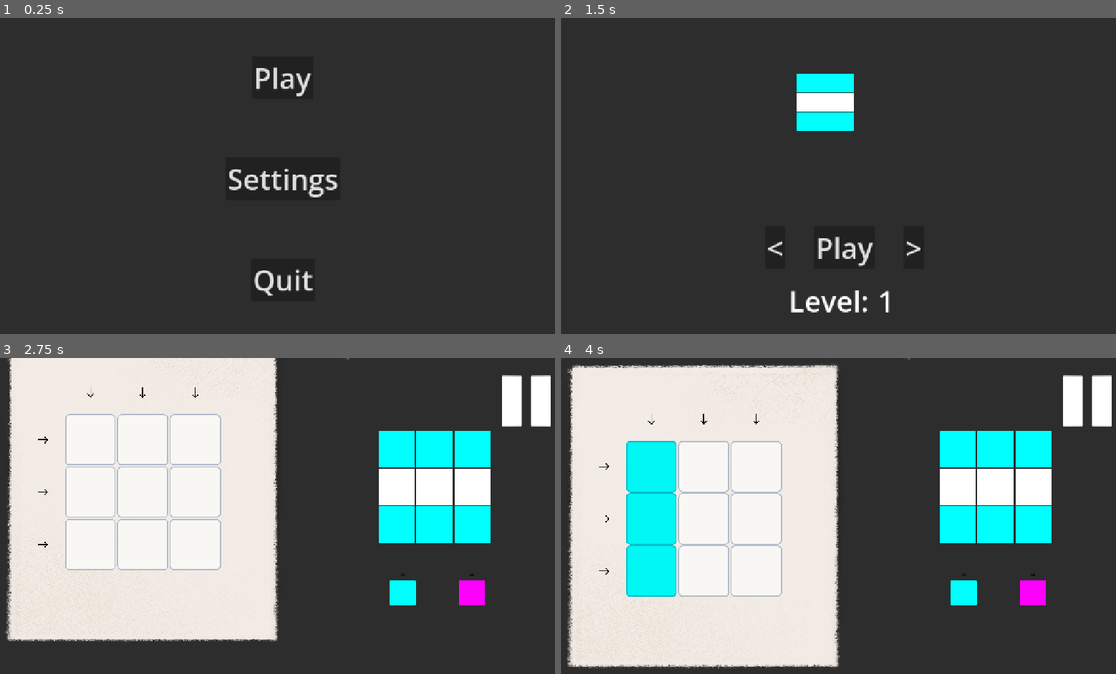
Above: before the commit, frames 1-4 (two rows, left to right).
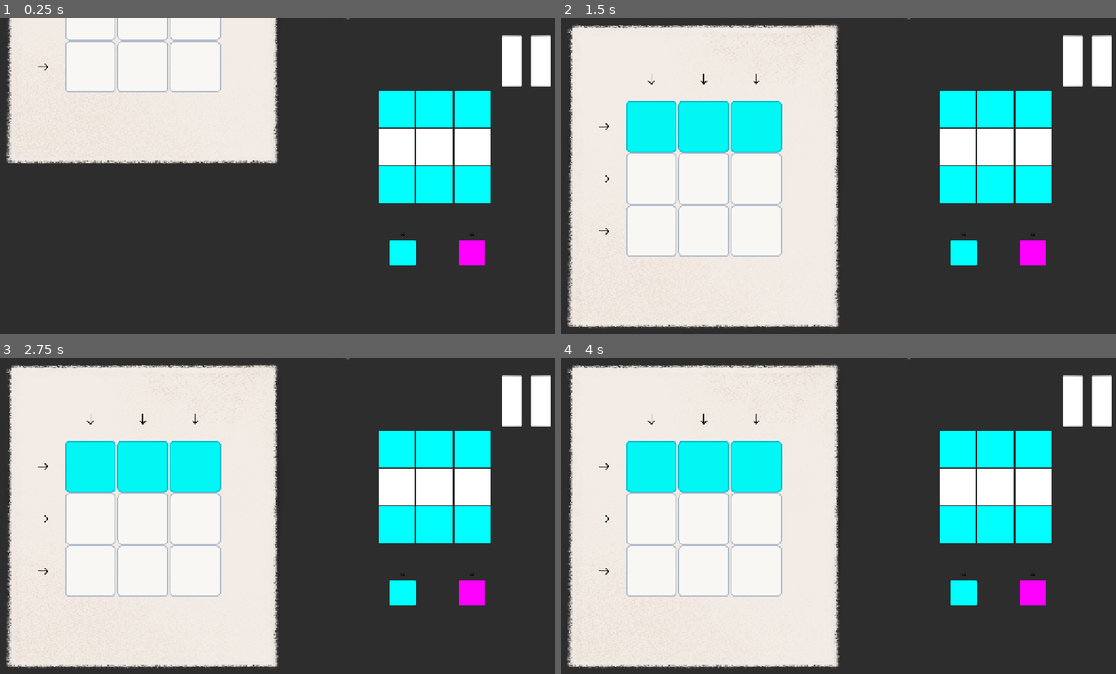
Above: after the commit, the same moments.

Repository: kaminaryu/printing-game
Game: Godot game, scene res://Scenes/main.tscn
Same seed, same stepped clock (60 frames per second), same inputs: the game is played once before the commit and once after it. Before the commit the project starts from res://Scenes/main_menu.tscn.
Inputs (mouse positions are in pixels of both pictures, inside the frame that each line leads up to):
- Up to frame 1 (0.25 s): no input
- Up to frame 2 (1.5 s): click (605, 59) at 0.52 s; click (844, 78) at 1.25 s, where only the run before the commit has a clickable "Play"
- Up to frame 3 (2.75 s): click (283, 588) at 2 s, where only the run before the commit has a clickable "Play"
- Up to frame 4 (4 s): click (649, 392) at 2.77 s; click (966, 591) at 3.5 s

The runs differ from the first frame. In frame 1, 32% of the frame differs, in the area x 1-100%, y 0-89%; in frame 2, 56%, in the area x 1-100%, y 0-99%; in frame 3, 12%; in frame 4, 6.0%.

Commit message:
Feat: Added SFX a bit

Diff:
--- a/Resources/Levels/24.tres
+++ b/Resources/Levels/24.tres
@@ -6,8 +6,8 @@
 script = ExtResource("1_8c6e1")
 target_colors = Array[String](["000", "110", "000", "110", "000", "110", "000", "110", "000", "110", "000", "110", "000", "110", "000", "110", "000", "110", "000", "110", "000", "110", "000", "110", "000"])
 ink_limits = {
-"c": 5,
+"c": 4,
 "k": -1,
-"m": 5,
+"m": 4,
 "y": 0
 }
--- a/Scenes/main.gd
+++ b/Scenes/main.gd
@@ -11,6 +11,8 @@
 @onready var victory_animation = $CanvasLayer/VictoryPanel/AnimationPlayer
 @onready var blur_panel = $"CanvasLayer/Blur Panel"
 
+@onready var level_win = $LevelWin
+@onready var level_start = $LevelStart
 # Safety gate to prevent rapid multiple level loads
 var is_transitioning: bool = false
 
@@ -43,6 +45,8 @@
 	victory_grid.update_preview(level_data)
 	printing_grid.setup_and_build(level_data.grid_size)
 
+	level_start.pitch_scale = randf_range(0.9, 1.1)
+	level_start.play()
 	grid_animator.play("Level Start")
 
 	palette.update_visible_channels(level_data)
@@ -111,7 +115,10 @@
 
 func _handle_level_victory() -> void:
 	is_transitioning = true
+	await get_tree().create_timer(0.5).timeout
 	grid_animator.play("Level End")
+	level_win.pitch_scale = randf_range(0.9, 1.1)
+	level_win.play()
 	await grid_animator.animation_finished
 	blur_panel.visible = true
 
@@ -157,5 +164,5 @@
 	elif event.is_action_pressed("reset_grid") :
 		reset_entire_level()
 
-	elif event.is_action_pressed("escape") :
-		pass
+	#elif event.is_action_pressed("escape") :
+	#	pass
--- a/Scenes/main.tscn
+++ b/Scenes/main.tscn
@@ -2,7 +2,9 @@
 
 [ext_resource type="PackedScene" uid="uid://iivroqoa8ayc" path="res://Objects/Printer/PrintingGrid/printing_grid.tscn" id="1_jjgbg"]
 [ext_resource type="Script" uid="uid://bfro6yuwkgdkj" path="res://Scenes/main.gd" id="1_ynf5e"]
-[ext_resource type="Script" path="res://Scenes/target_preview_grid.gd" id="4_jjvhh"]
+[ext_resource type="AudioStream" uid="uid://65xy81ra2plr" path="res://Assets/Audio/Level_Win.wav" id="3_ynf5e"]
+[ext_resource type="AudioStream" uid="uid://bop14mispwu0n" path="res://Assets/Audio/Level_Start.wav" id="4_hptm8"]
+[ext_resource type="Script" uid="uid://db0ayoaavo3xb" path="res://Scenes/target_preview_grid.gd" id="4_jjvhh"]
 [ext_resource type="Shader" uid="uid://djicmiur3evb6" path="res://Assets/Shaders/blur.gdshader" id="5_21xkr"]
 [ext_resource type="PackedScene" uid="uid://dqu6xara3up6f" path="res://UI/Widgets/palette.tscn" id="5_kry3j"]
 [ext_resource type="Texture2D" uid="uid://48w2knhwqkkv" path="res://Assets/game/paper.png" id="6_21xkr"]
@@ -19,7 +21,7 @@
 tracks/0/loop_wrap = true
 tracks/0/keys = {
 "times": PackedFloat32Array(0, 1),
-"transitions": PackedFloat32Array(2.1435478, 1),
+"transitions": PackedFloat32Array(0.31863996, 1.8660662),
 "update": 0,
 "values": [Vector2(327, 360), Vector2(327, 1104)]
 }
@@ -203,6 +205,15 @@
 
 [node name="GridAnimator" type="AnimationPlayer" parent="." unique_id=1837593053]
 libraries/ = SubResource("AnimationLibrary_hptm8")
+
+[node name="LevelWin" type="AudioStreamPlayer" parent="." unique_id=411612476]
+stream = ExtResource("3_ynf5e")
+pitch_scale = 1.2
+bus = &"SFX"
+
+[node name="LevelStart" type="AudioStreamPlayer" parent="." unique_id=694367348]
+stream = ExtResource("4_hptm8")
+bus = &"SFX"
 
 [node name="CanvasLayer" type="CanvasLayer" parent="." unique_id=1606522880]
 
--- a/project.godot
+++ b/project.godot
@@ -10,13 +10,13 @@
 
 [application]
 
-config/name="printer"
-run/main_scene="uid://ciadiarvvyck3"
+config/name="printer (Copy)"
+run/main_scene="uid://b51cck50u8a2w"
 config/features=PackedStringArray("4.6", "GL Compatibility")
 config/icon="res://icon.svg"
+run/defaults/default_clear_color=Color(0.3, 0.3, 0.3, 1)
 run/size/viewport_height=360
 run/size/viewport_width=1280
-run/defaults/default_clear_color=Color(0.3, 0.3, 0.3, 1)
 
 [audio]
 
@@ -26,8 +26,8 @@
 
 ColorManager="*uid://d3q1sgy2f5use"
 SaveStatesManager="*uid://cgjcf26sutm23"
+GameMaster="*uid://dksb0eccot54l"
 CursorManager="*uid://bib3mqgg4b6yi"
-GameMaster="*uid://dksb0eccot54l"
 
 [display]
 
Not shown, added: Assets/Audio/Level_Start.wav.import
Not shown, added: Assets/Audio/Level_Win.wav.import
Not shown, added: Assets/Audio/Level_Start.wav
Not shown, added: Assets/Audio/Level_Win.wav
